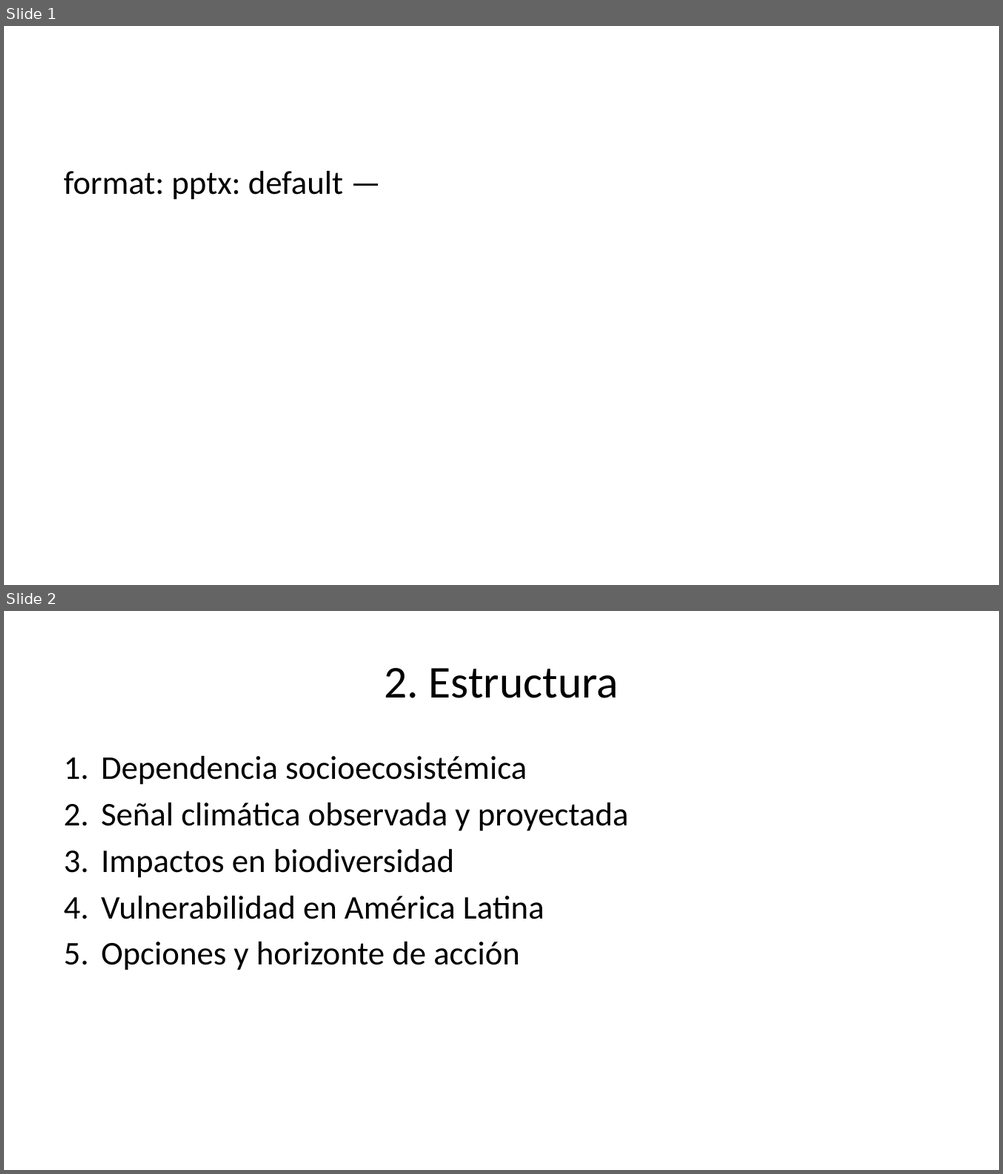
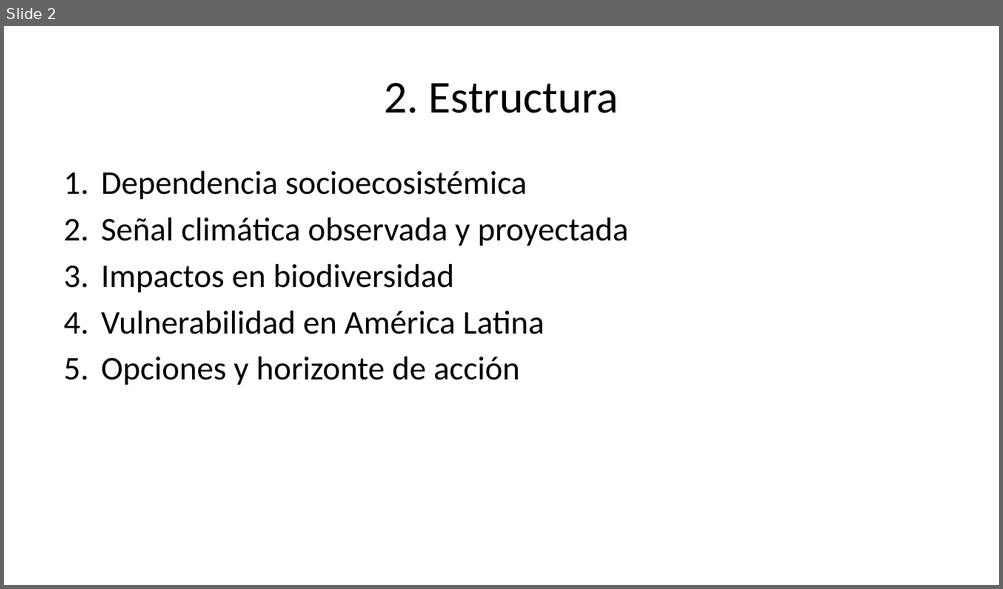
Before and after one commit to equihuam/M3-2026-causalidad, a slide deck: _site/presentaciones/cambio-climatico/index.pptx. Shown one above the other, each under a label of ours: slides 1 and 2 before the commit, slide 2 after it. The pictures are 1003x1174 and 1003x589 pixels, drawn with LibreOffice and Linux fonts; fonts in the diff are those of the drawing. Boxes give left, top, right and bottom in pixels: in the first picture for what was removed or moved away, otherwise in the second. Text is boxed around its words. In the diff, an @@ line names an element or a change of style, - is before the commit and + after.

```diff
--- a/_site/presentaciones/cambio-climatico/index.pptx
+++ b/_site/presentaciones/cambio-climatico/index.pptx
@@ slide 1 removed at (x1=4, y1=26, x2=999, y2=585), background #FFFFFF @@
@@ text removed at (x1=64, y1=171, x2=343, y2=200) @@
-format: pptx: default —
```
Also in this commit, not shown: 1 slide added, 14 other files.
